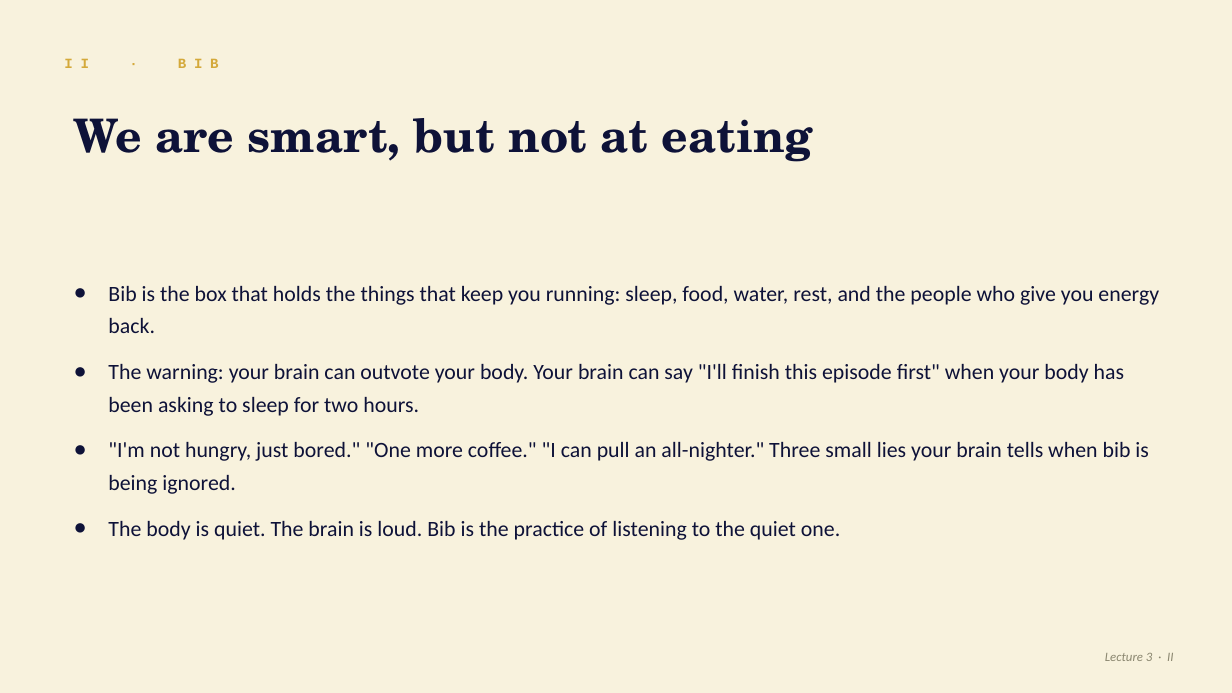
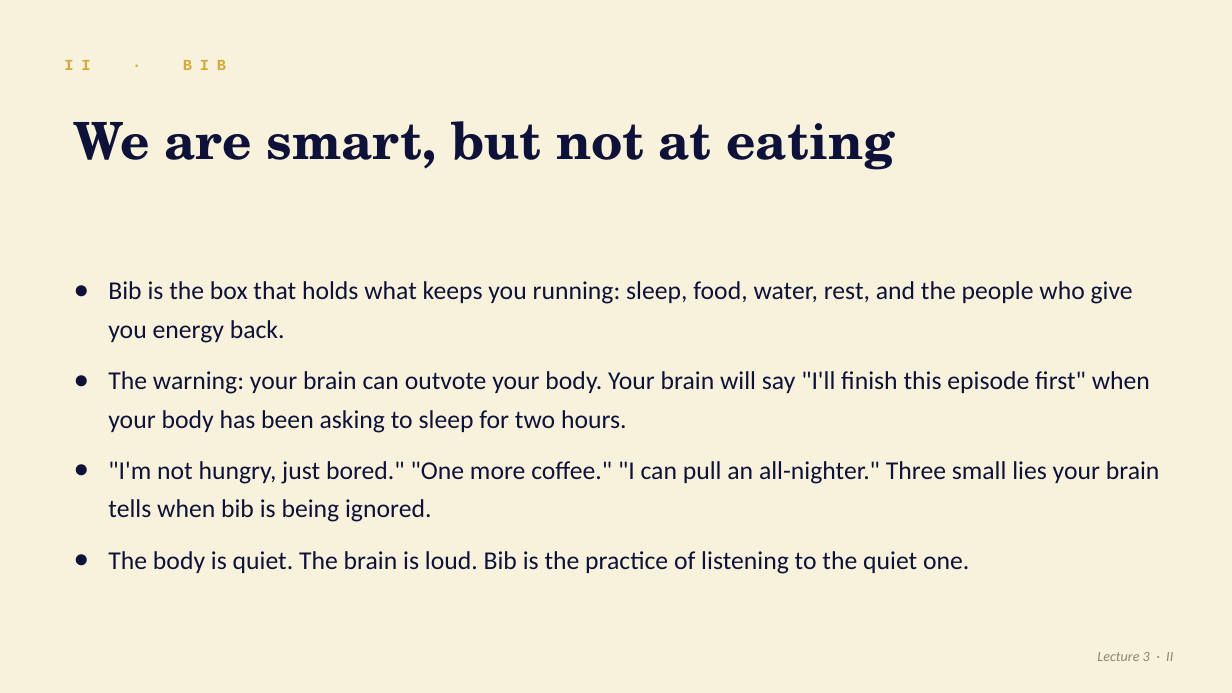
Before and after one commit to DerekSleepfield/webs-aight, a slide deck: slide 8 of assets/the-4b-framework.pptx. Drawn at 1232x693 pixels with LibreOffice and Linux fonts; fonts in the diff are those of the drawing. Boxes give left, top, right and bottom in pixels: in the first picture for what was removed or moved away, otherwise in the second. Text is boxed around its words. In the diff, an @@ line names an element or a change of style, - is before the commit and + after.

```diff
--- a/assets/the-4b-framework.pptx
+++ b/assets/the-4b-framework.pptx
@@ text "II · BIB" at (108,281,141,299): size 11 to 12 pt @@
@@ text "We are smart, but not ..." at (74,121,894,170): size 36 to 40 pt @@
@@ text at (108,281,1150,433): text changed; size 17 to 20 pt @@
-● Bib is the box that holds the things that keep you running: sleep, food, water, rest, and the people who give you energy back.
-● The warning: your brain can outvote your body. Your brain can say "I'll finish this episode first" when your body has been asking to sleep for two hours.
+● Bib is the box that holds what keeps you running: sleep, food, water, rest, and the people who give you energy back.
+● The warning: your brain can outvote your body. Your brain will say "I'll finish this episode first" when your body has been asking to sleep for two hours.
@@ text at (108,461,1160,574): size 17 to 20 pt in ""I'm not hungry, just bored." "One more ...", "The body is quiet. The brain is ..." @@
@@ text "Lecture 3 · II" at (1097,652,1173,661): size 10 to 11 pt @@
```
Also in this commit, not shown: 17 other slides changed, 1 other file.
